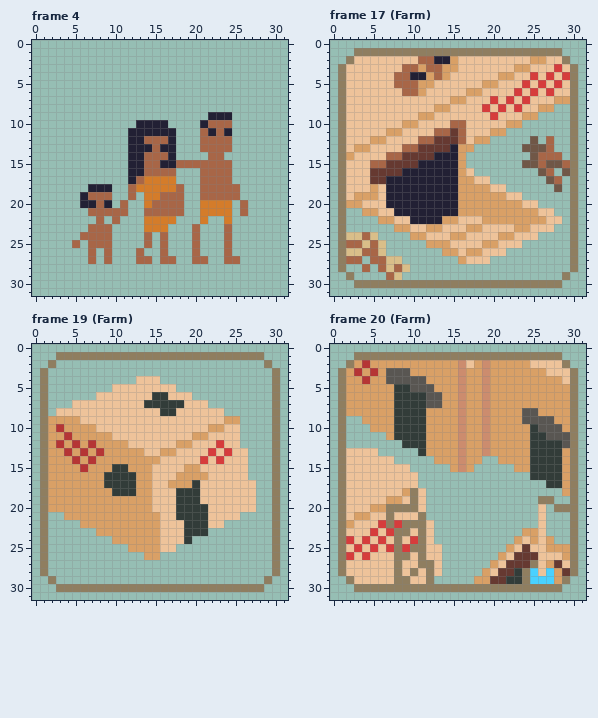
File history of a pixel-art file, Pixel Art/UI/Unit buttons.ase. Above: the version before the commit.
32x32 pixels, 38 frames. Shown: frame 4, frame 17 (Farm), frame 19 (Farm), frame 20 (Farm). The commit also changed other frames, which this record leaves out.
After the commit:
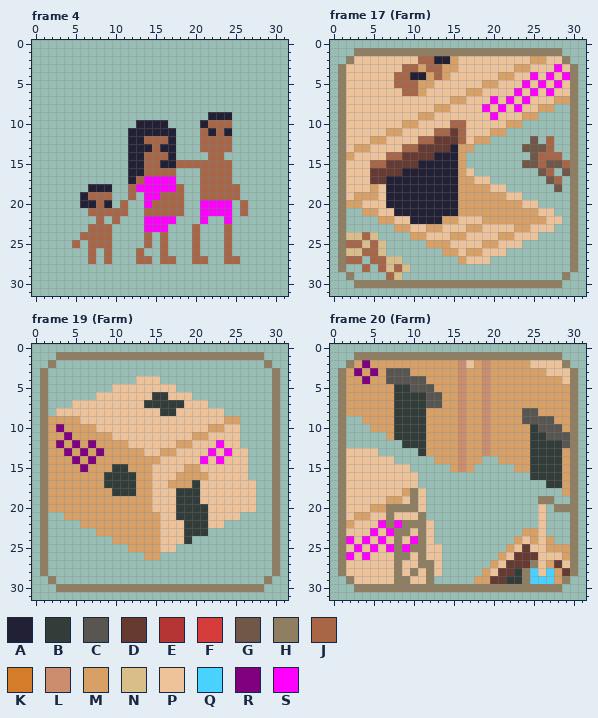
Palette (. is transparent): A #222034  B #323c39  C #595652  D #663931  E #b53535  F #d63c3c  G #705747  H #8f7e60  J #a86647  K #d47c2a  L #cc8c6e  M #d9a066  N #d9be89  P #eec39a  Q #49d1ff  R #800080  S #ff00ff
Diff:
--- frame 4, layer "Symbol"
@@ x 11..26 @@
 16 .AAJJJJ...JJJJ..
-17 .AJKKKK...JJJJ..
-18 .JKKKKKJ..JJJJJ.
-19 .J.KKJJJ..JJJJJ.
-20 J..KJJJJ..KKKK.J
-21 J..JJJJJ..KKKK.J
-22 ...KKKK...K..K..
-23 ...KKK...J...J..
+17 .AJSSSS...JJJJ..
+18 .JSSSSSJ..JJJJJ.
+19 .J.SSJJJ..JJJJJ.
+20 J..SJJJJ..SSSS.J
+21 J..JJJJJ..SSSS.J
+22 ...SSSS...S..S..
+23 ...SSS...J...J..
 24 ...J.J...J...J..
--- frame 17 (Farm), layer "Symbol"
@@ x 17..31 @@
  2 PPPPPPPPMMPPH..
- 3 PPPPPPMMPPPFPH.
- 4 PPPPMMPPFPFPFH.
- 5 PPMMPPPFPFPFPH.
- 6 MMPPPPFPFPFPPH.
- 7 PPPFPFPFPPPMMH.
- 8 PPFPFPFPPMM..H.
- 9 PPPFPPPMM....H.
+ 3 PPPPPPMMPPPSPH.
+ 4 PPPPMMPPSPSPSH.
+ 5 PPMMPPPSPSPSPH.
+ 6 MMPPPPSPSPSPPH.
+ 7 PPPSPSPSPPPMMH.
+ 8 PPSPSPSPPMM..H.
+ 9 PPPSPPPMM....H.
 10 PPPPPMM......H.
--- frame 19 (Farm), layer "Symbol"
@@ x 0..31 @@
  9 .HMMMMPPPPPPPPPPPPPPPPPPMM....H.
-10 .HMEMMMMPPPPPPPPPPPPPPMMPP....H.
-11 .HMMEMMMMMPPPPPPPPPPMMPPPP....H.
-12 .HMEMEMEMMMMPPPPPPMMPPPFPP....H.
-13 .HMMEMEMEMMMMMPPMMPPPPFPFPP...H.
-14 .HMMMEMEMMMMMMMMPPPPPFPFPPP...H.
-15 .HMMMMEMMMBBMMMPPPPMMPPPPPP...H.
+10 .HMRMMMMPPPPPPPPPPPPPPMMPP....H.
+11 .HMMRMMMMMPPPPPPPPPPMMPPPP....H.
+12 .HMRMRMRMMMMPPPPPPMMPPPSPP....H.
+13 .HMMRMRMRMMMMMPPMMPPPPSPSPP...H.
+14 .HMMMRMRMMMMMMMMPPPPPSPSPPP...H.
+15 .HMMMMRMMMBBMMMPPPPMMPPPPPP...H.
 16 .HMMMMMMMBBBBMMPPPMMMMPPPPP...H.
--- frame 20 (Farm), layer "Symbol"
@@ x 1..7 @@
  1 ..HHHHH
- 2 .HMEMMM
- 3 HMEMEMC
- 4 HMMEMMC
+ 2 .HMRMMM
+ 3 HMRMRMC
+ 4 HMMRMMC
  5 HMMMMMM
@@ x 0..12 @@
 21 .HPMMPPHPPPH.
-22 .HMPPPFHFHHHP
-23 .HPPPFPFHHPHP
-24 .HFPFPFPHPFHP
-25 .HPFPFPFHFHHP
-26 .HFPFPPPHHPHP
+22 .HMPPPSHSHHHP
+23 .HPPPSPSHHPHP
+24 .HSPSPSPHPSHP
+25 .HPSPSPSHSHHP
+26 .HSPSPPPHHPHP
 27 .HPPPPPPHPPHH
Boxes around the changes in both pictures, in picture pixels (x1, y1, x2, y2):
changed: (136, 176, 176, 232)
changed: (200, 200, 232, 224)
changed: (482, 64, 570, 120)
changed: (56, 424, 104, 472)
changed: (200, 440, 232, 464)
changed: (354, 360, 378, 384)
changed: (346, 520, 418, 560)
